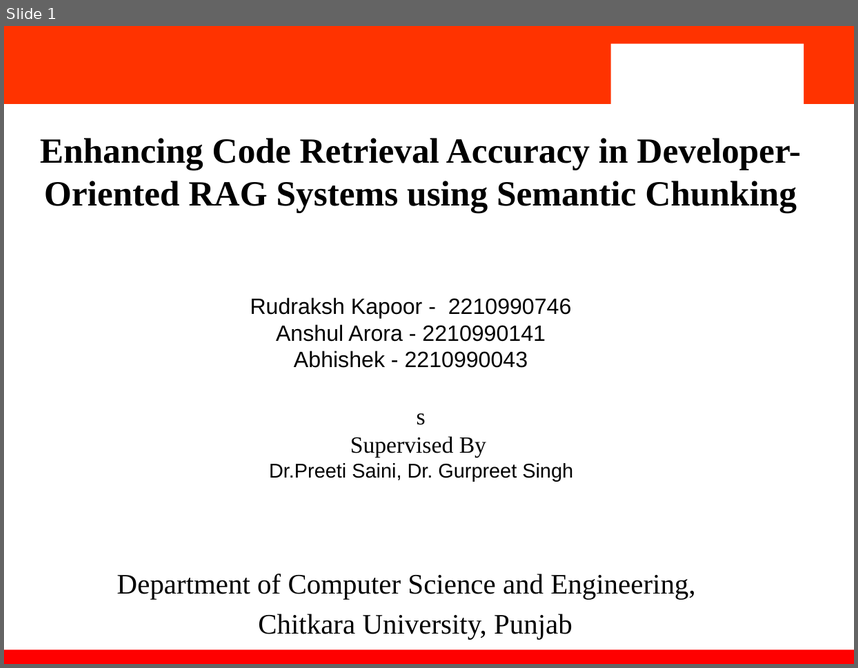
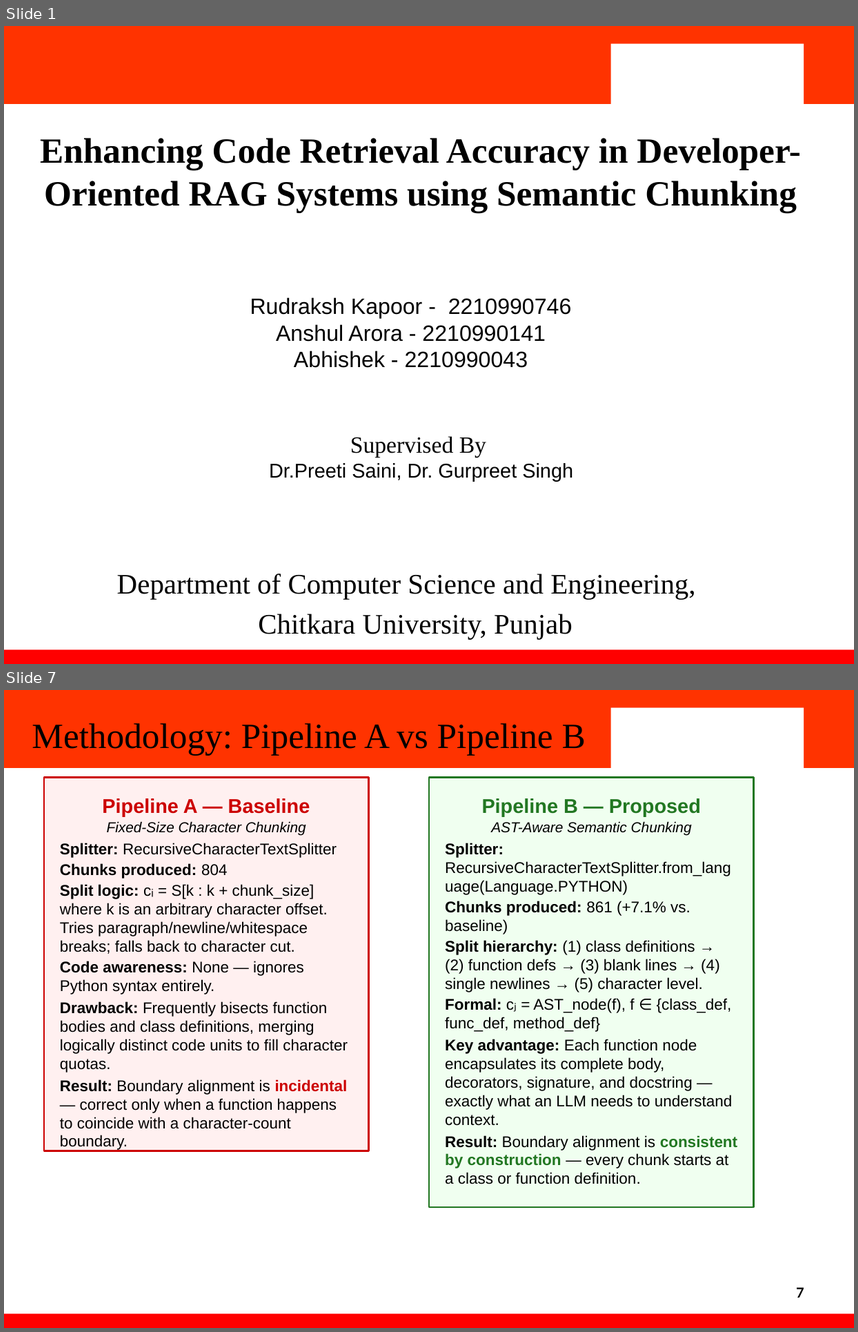
Before and after one commit to ItsRudraksh/2210990746_2210990104_2210990034, a slide deck: Team_32_PPT.pptx. Shown one above the other, each under a label of ours: slide 1 before the commit, slides 1 and 7 after it; the slides between them are not shown. The pictures are 858x668 and 858x1332 pixels, drawn with LibreOffice and Linux fonts; fonts in the diff are those of the drawing; background and template pictures are left out. Boxes give left, top, right and bottom in pixels: in the first picture for what was removed or moved away, otherwise in the second. Text is boxed around its words. In the diff, an @@ line names an element or a change of style, - is before the commit and + after.

```diff
--- a/Team_32_PPT.pptx
+++ b/Team_32_PPT.pptx
@@ slide 7 added at box(4, 690, 854, 1328), background #FFFFFF; not listed: 4 template elements that a slide beside it also shows @@
@@ title added at box(32, 723, 586, 755), 32 pt, text #000000 @@
+Methodology: Pipeline A vs Pipeline B
@@ rectangle added at box(44, 778, 368, 1150), fill #FFF0F0, outline #CC0000 1.5 pt, 14 pt, text #000000 @@
+Pipeline A — Baseline
+Fixed-Size Character Chunking
+Splitter: RecursiveCharacterTextSplitter
+Chunks produced: 804
+Split logic: cᵢ = S[k : k + chunk_size] where k is an arbitrary character offset. Tries paragraph/newline/whitespace breaks; falls back to character cut.
+Code awareness: None — ignores Python syntax entirely.
+Drawback: Frequently bisects function bodies and class definitions, merging logically distinct code units to fill character quotas.
+Result: Boundary alignment is incidental — correct only when a function happens to coincide with a character-count boundary.
@@ rectangle added at box(428, 778, 753, 1207), fill #F0FFF0, outline #227722 1.5 pt, 14 pt, text #000000 @@
+Pipeline B — Proposed
+AST-Aware Semantic Chunking
+Splitter: RecursiveCharacterTextSplitter.from_language(Language.PYTHON)
+Chunks produced: 861 (+7.1% vs. baseline)
+Split hierarchy: (1) class definitions → (2) function defs → (3) blank lines → (4) single newlines → (5) character level.
+Formal: cⱼ = AST_node(f), f ∈ {class_def, func_def, method_def}
+Key advantage: Each function node encapsulates its complete body, decorators, signature, and docstring — exactly what an LLM needs to understand context.
+Result: Boundary alignment is consistent by construction — every chunk starts at a class or function definition.
@@ text added at box(796, 1287, 804, 1297), 12.5 pt, text #000000, bold @@
+7
@@ slide 1 changed as well @@
@@ text at box(417, 413, 426, 425): paragraph removed @@
-s
```
Also in this commit, not shown: 2 other slides changed, 8 other slides added, 5 slides removed.
